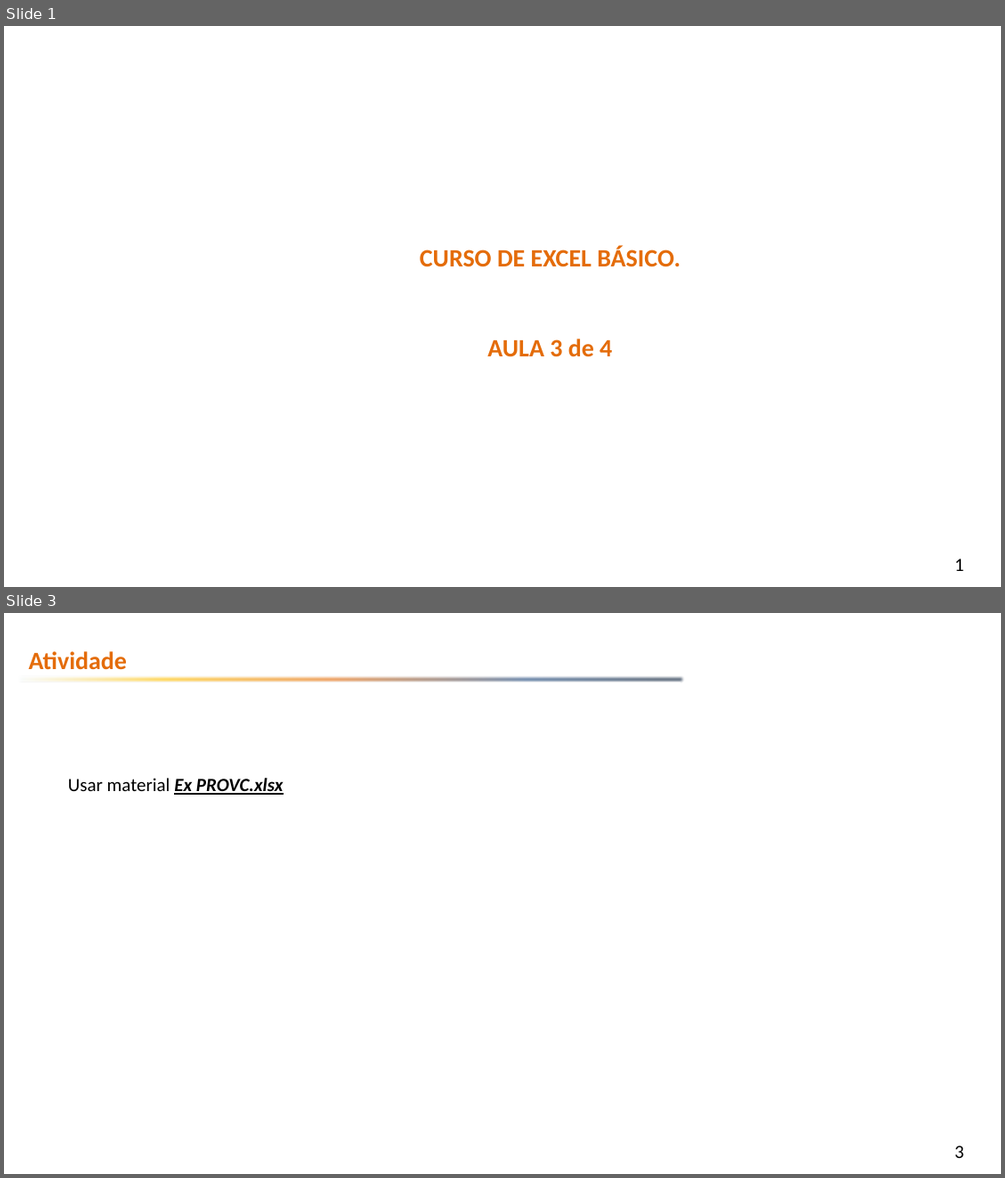
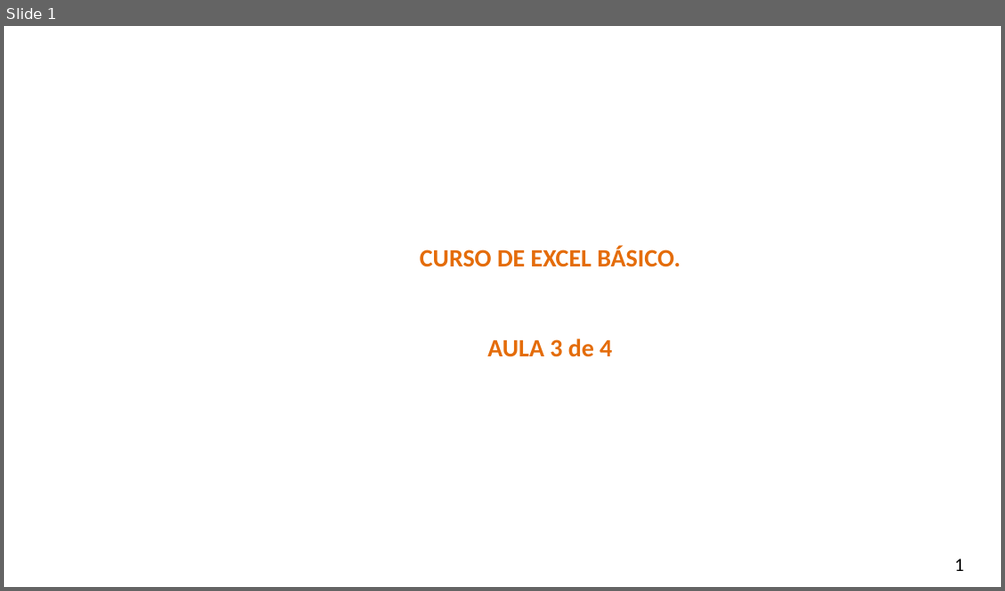
Before and after one commit to smart-planning/Excel_Basico, a slide deck: Aula3/Atividades.pptx. Shown one above the other, each under a label of ours: slides 1 and 3 before the commit, slide 1 after it; the slides between them are not shown. The pictures are 1005x1178 and 1005x591 pixels, drawn with LibreOffice and Linux fonts; fonts in the diff are those of the drawing; background and template pictures are left out. Boxes give left, top, right and bottom in pixels: in the first picture for what was removed or moved away, otherwise in the second. Text is boxed around its words. In the diff, an @@ line names an element or a change of style, - is before the commit and + after.

```diff
--- a/Aula3/Atividades.pptx
+++ b/Aula3/Atividades.pptx
@@ slide 3 removed at (4, 613, 1001, 1174), background picture (left out); not listed: 1 template element that a slide beside it also shows @@
@@ text removed at (29, 651, 128, 670) @@
-Atividade
@@ right arrow removed at (18, 674, 685, 685) @@
@@ text removed at (68, 778, 283, 795) @@
-Usar material Ex PROVC.xlsx
```
Also in this commit, not shown: 8 slides added, 3 other slides removed, 4 other files.
